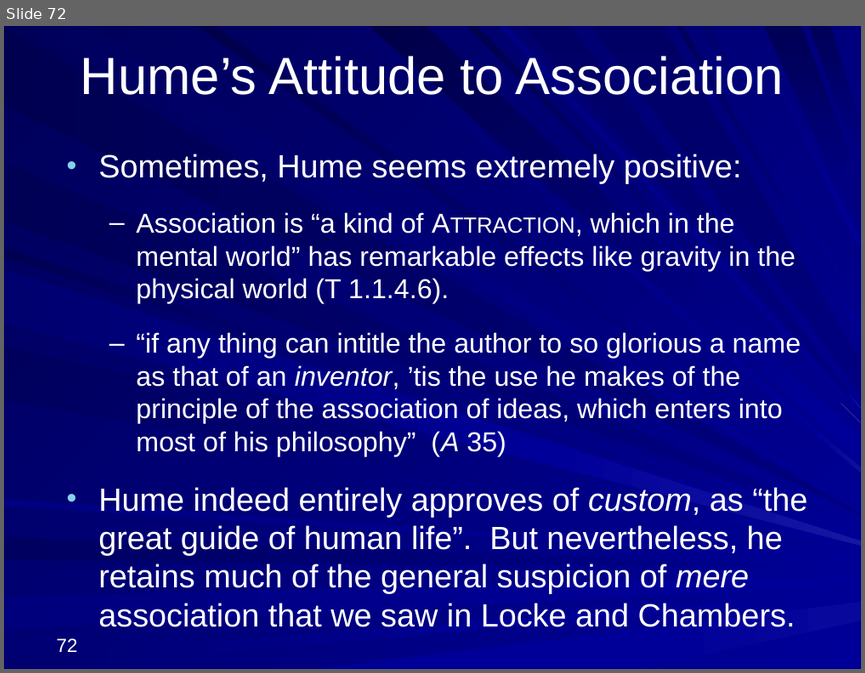
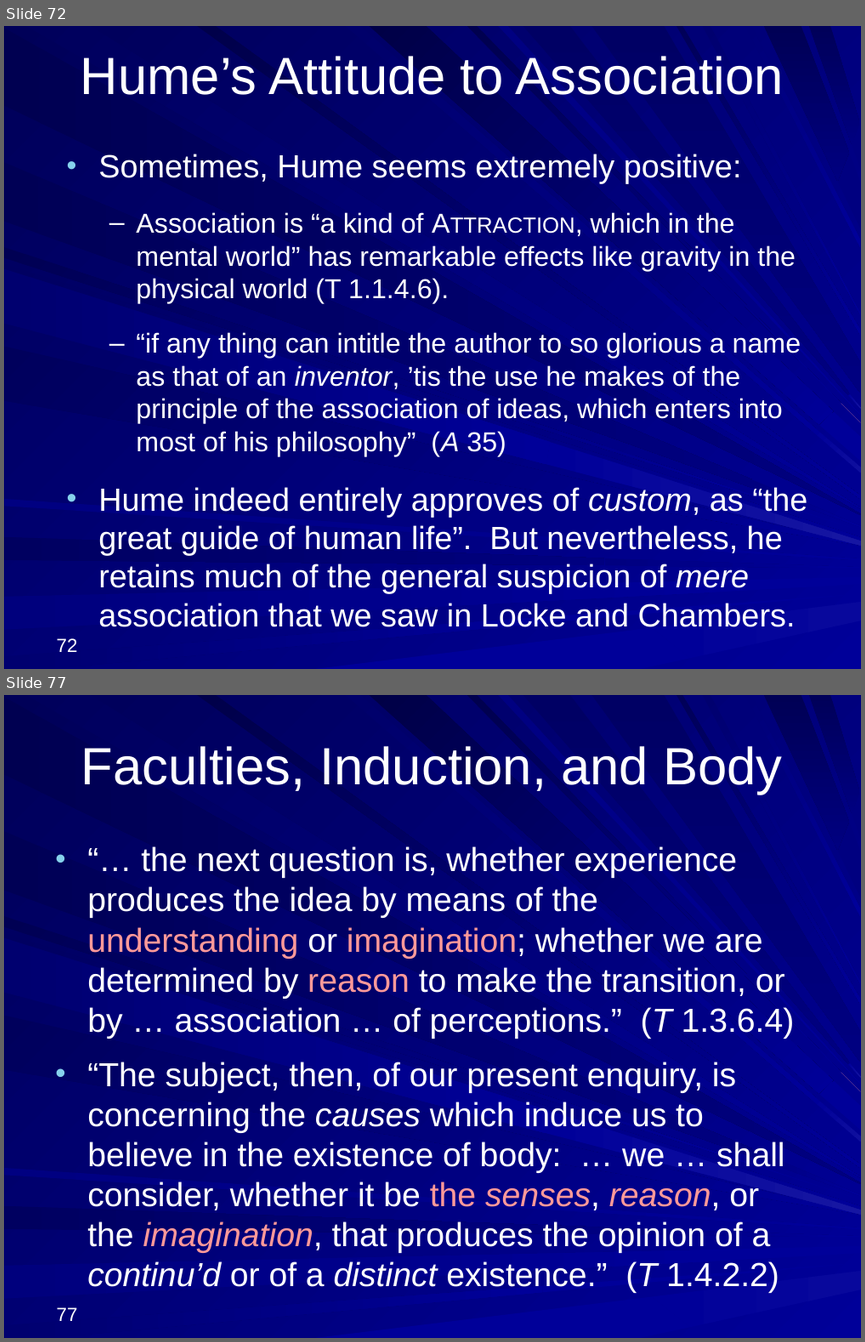
Before and after one commit to englishphilosophy/hume-texts-online, a slide deck: teaching/lectures/2024_Hume_MT_current.pptx. Shown one above the other, each under a label of ours: slide 72 before the commit, slides 72 and 77 after it; the slides between them are not shown. The pictures are 865x673 and 865x1342 pixels, drawn with LibreOffice and Linux fonts; fonts in the diff are those of the drawing. Boxes give left, top, right and bottom in pixels: in the first picture for what was removed or moved away, otherwise in the second. Text is boxed around its words. In the diff, an @@ line names an element or a change of style, - is before the commit and + after.

```diff
--- a/teaching/lectures/2024_Hume_MT_current.pptx
+++ b/teaching/lectures/2024_Hume_MT_current.pptx
@@ slide 77 added at [4, 695, 861, 1338], background gradient #000078 to #000099; not listed: 37 template elements that a slide beside it also shows @@
@@ title added at [81, 746, 782, 794], 44 pt, text #FFFFFF @@
+Faculties, Induction, and Body
@@ text added at [87, 846, 794, 1293], 28 pt, text #FFFFFF @@
+• “… the next question is, whether experience produces the idea by means of the understanding or imagination; whether we are determined by reason to make the transition, or by … association … of perceptions.” (T 1.3.6.4)
+• “The subject, then, of our present enquiry, is concerning the causes which induce us to believe in the existence of body: … we … shall consider, whether it be the senses, reason, or the imagination, that produces the opinion of a continu’d or of a distinct existence.” (T 1.4.2.2)
@@ page number added at [57, 1307, 78, 1321], 16 pt, text #FFFFFF @@
+77
```
Also in this commit, not shown: 47 other slides added, 4 other files.
